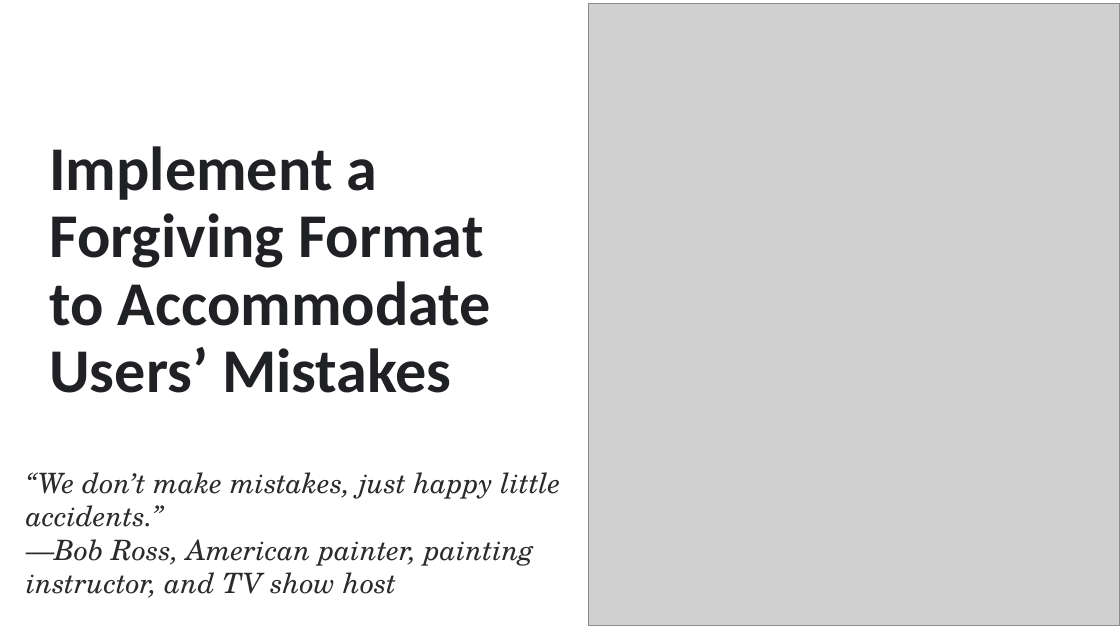
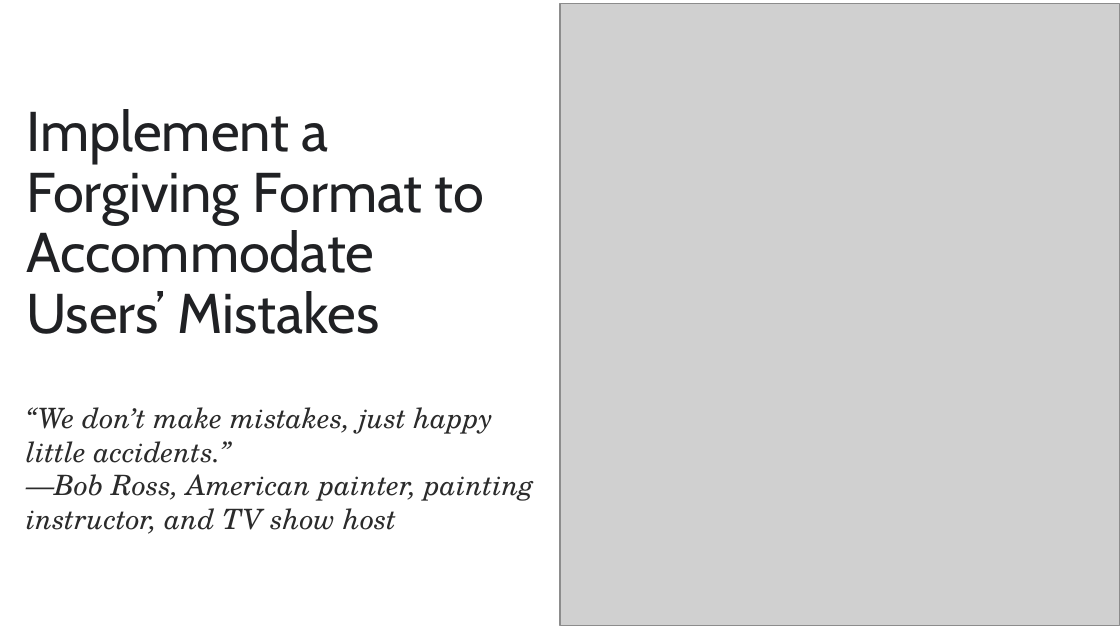
Before and after one commit to vaishnavitv/Assets-and-Publications, a slide deck: slide 18 of Speaking-Engagements/2024/Vancouver.dev/Presentation/ND-Product-Design.pptx (slide 17 before the commit). Drawn at 1120x630 pixels with LibreOffice and Linux fonts; fonts in the diff are those of the drawing; grey boxes stand for pictures. Boxes give left, top, right and bottom in pixels: in the first picture for what was removed or moved away, otherwise in the second. Text is boxed around its words. In the diff, an @@ line names an element or a change of style, - is before the commit and + after.

```diff
--- a/Speaking-Engagements/2024/Vancouver.dev/Presentation/ND-Product-Design.pptx
+++ b/Speaking-Engagements/2024/Vancouver.dev/Presentation/ND-Product-Design.pptx
@@ picture: place and size @@
-picture at (589, 4, 1120, 626)
+picture at (560, 4, 1120, 626)
@@ title "Implement a Forgiving Format to ...": place and size @@
-title "Implement a Forgiving Format to ..." at (49, 146, 491, 393)
+title "Implement a Forgiving Format to ..." at (26, 109, 484, 334)
@@ title "Implement a Forgiving Format to ..." at (26, 109, 484, 334): size 40 to 36 pt, font Calibri to Cabin, bold off @@
@@ text "“We don’t make mistakes, just ..." rewrapped from (26, 472, 561, 598) to (26, 407, 534, 534) @@
```
Also in this commit, not shown: 15 other slides changed, 7 slides added, 4 slides removed, 1 other file.
